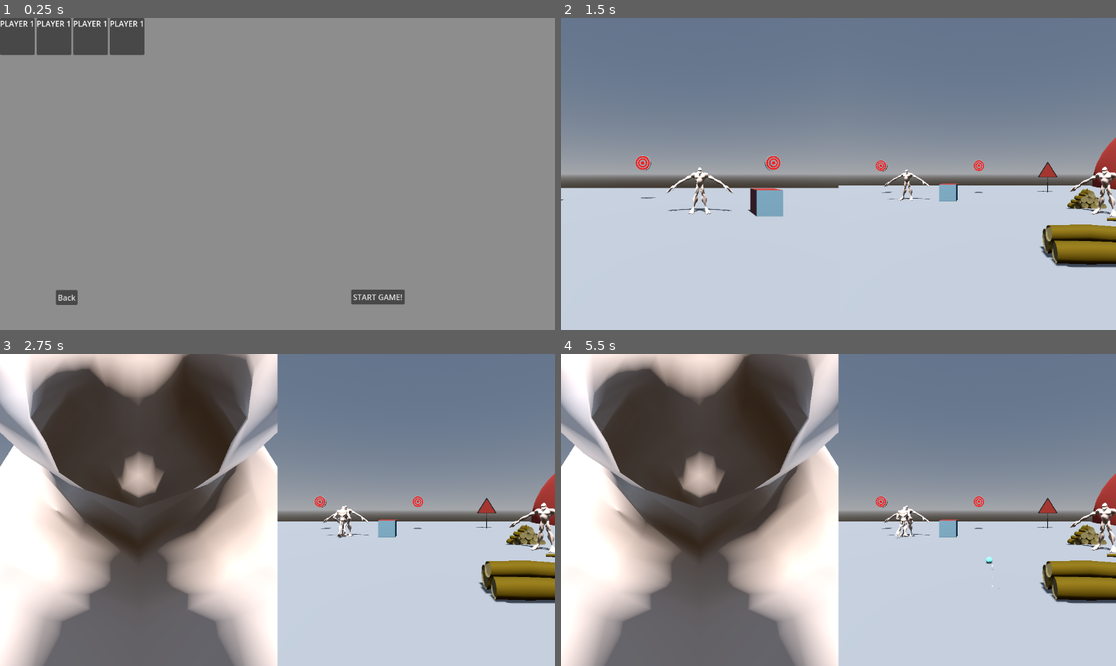
Above: before the commit, frames 1-4 (two rows, left to right).
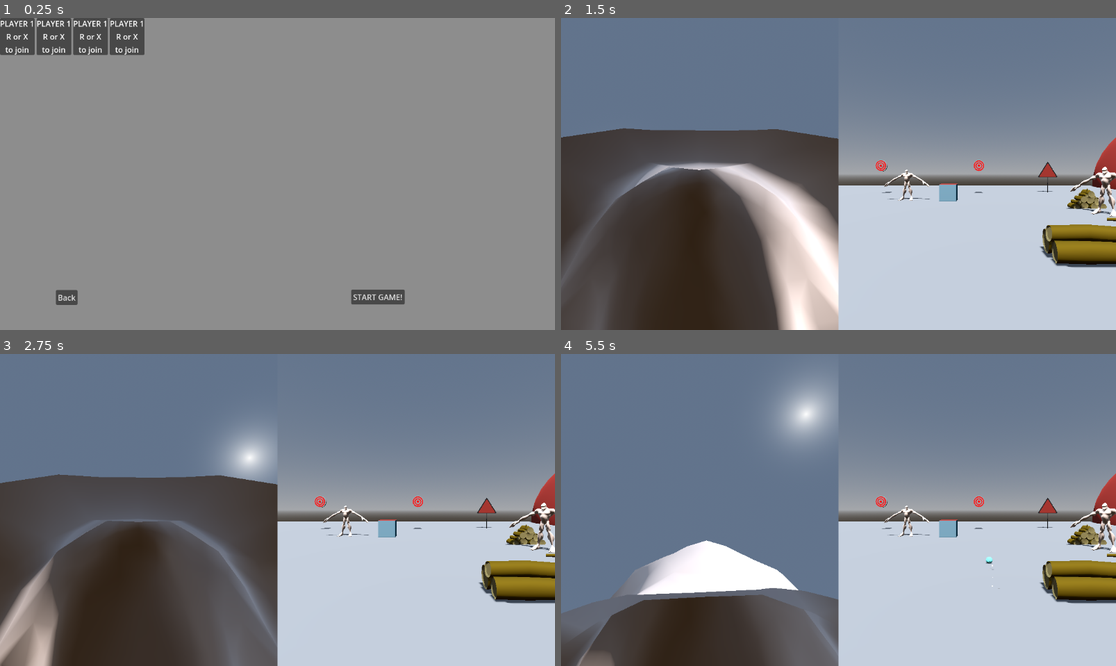
Above: after the commit, the same moments.

Repository: notme84/WildJam76
Game: Godot game, scene res://Scenes/UI/multiplayer_menu.tscn
The game is run twice, just before and just after one commit, with the same random seed, the same clock (stepped at 60 frames per second) and the same inputs. This scene is started directly instead of the project's main scene.
Inputs (mouse positions are in pixels of both pictures, inside the frame that each line leads up to):
- Up to frame 1 (0.25 s): no input
- Up to frame 2 (1.5 s): click "START GAME!" at 0.5 s; tap Enter at 1.25 s; move the mouse to (866, 174) at 1.27 s; hold W (move_up) from 1.28 s (still down); tap R (join) at 1.35 s
- Up to frame 3 (2.75 s): keep holding W (move_up); tap Space (jump) at 1.52, 2.27 s; move the mouse to (249, 510) at 2.02 s; tap C (camera_mode) at 2.1 s; tap R (join) at 2.3 s
- Up to frame 4 (5.5 s): keep holding W (move_up); move the mouse to (849, 503) at 2.77 s; tap R (join) at 2.85, 3.8, 4.55, 5.3 s; move the mouse to (832, 516) at 3.52 s; click (832, 516) at 3.6 s; tap Space (jump) at 3.77, 4.52, 5.27 s; move the mouse to (877, 513) at 4.27 s; tap E (melee) at 4.35 s; move the mouse to (794, 506) at 5.02 s; right-click (794, 506) at 5.1 s

The runs differ from the first frame. In frame 1, 0.3% of the frame differs, in the area x 1-25%, y 5-12%; in frame 2, 32%; in frame 3, 46%; in frame 4, 49%, in the area x 0-64%, y 0-100%.
Error in both runs: Assertion failed: Device 0 has no actions. Maybe the joypad is disconnected. (res://addons/multiplayer_input/multiplayer_input.gd:159)

Commit message:
well one bug solved
another appeared

Diff:
--- /dev/null
+++ b/MarkStuffTemp/mp_viewports_container.gd
@@ -0,0 +1,20 @@
+extends VBoxContainer
+
+var subviewports: Array[SubViewport] = []
+
+
+func _ready():
+	find_subviewports(self)
+
+
+func _input(event: InputEvent):
+	for sv in subviewports:
+		sv.push_input(event)
+
+
+func find_subviewports(parent):
+	for child in parent.get_children():
+		if child is SubViewport:
+			subviewports.append(child)
+		else:
+			find_subviewports(child)
--- a/MarkStuffTemp/multiplayer_test.tscn
+++ b/MarkStuffTemp/multiplayer_test.tscn
@@ -1,5 +1,6 @@
-[gd_scene load_steps=24 format=3 uid="uid://b8ng7ebvjequ4"]
-
+[gd_scene load_steps=25 format=3 uid="uid://b8ng7ebvjequ4"]
+
+[ext_resource type="Script" path="res://MarkStuffTemp/mp_viewports_container.gd" id="1_2a478"]
 [ext_resource type="PackedScene" uid="uid://bl64fol7gyyh2" path="res://MarkStuffTemp/yeti_player.tscn" id="1_4r5t1"]
 [ext_resource type="PackedScene" uid="uid://h8q0mnhmd27d" path="res://Scenes/practice_target.tscn" id="2_bubi2"]
 [ext_resource type="PackedScene" uid="uid://dues512tx2al3" path="res://Scenes/Props/hedge_lumpy.tscn" id="3_gpqt2"]
@@ -36,71 +37,71 @@
 
 [node name="MainGameMultiplayer" type="Node3D"]
 
-[node name="VBoxContainer" type="VBoxContainer" parent="."]
+[node name="MPViewportsContainer" type="VBoxContainer" parent="."]
 anchors_preset = 15
 anchor_right = 1.0
 anchor_bottom = 1.0
 grow_horizontal = 2
 grow_vertical = 2
-mouse_filter = 2
 theme_override_constants/separation = 0
-
-[node name="HBoxContainer" type="HBoxContainer" parent="VBoxContainer"]
+script = ExtResource("1_2a478")
+
+[node name="HBoxContainer" type="HBoxContainer" parent="MPViewportsContainer"]
 layout_mode = 2
 size_flags_vertical = 3
 mouse_filter = 2
 theme_override_constants/separation = 0
 
-[node name="SubViewportContainer1" type="SubViewportContainer" parent="VBoxContainer/HBoxContainer"]
-layout_mode = 2
-size_flags_horizontal = 3
-size_flags_vertical = 3
-mouse_filter = 2
-stretch = true
-
-[node name="SubViewport" type="SubViewport" parent="VBoxContainer/HBoxContainer/SubViewportContainer1"]
+[node name="SubViewportContainer1" type="SubViewportContainer" parent="MPViewportsContainer/HBoxContainer"]
+layout_mode = 2
+size_flags_horizontal = 3
+size_flags_vertical = 3
+mouse_filter = 2
+stretch = true
+
+[node name="SubViewport" type="SubViewport" parent="MPViewportsContainer/HBoxContainer/SubViewportContainer1"]
 handle_input_locally = false
 size = Vector2i(576, 648)
 render_target_update_mode = 4
 
-[node name="YetiPlayer" parent="VBoxContainer/HBoxContainer/SubViewportContainer1/SubViewport" instance=ExtResource("1_4r5t1")]
-
-[node name="SubViewportContainer2" type="SubViewportContainer" parent="VBoxContainer/HBoxContainer"]
-layout_mode = 2
-size_flags_horizontal = 3
-size_flags_vertical = 3
-mouse_filter = 2
-stretch = true
-
-[node name="SubViewport" type="SubViewport" parent="VBoxContainer/HBoxContainer/SubViewportContainer2"]
+[node name="YetiPlayer" parent="MPViewportsContainer/HBoxContainer/SubViewportContainer1/SubViewport" instance=ExtResource("1_4r5t1")]
+
+[node name="SubViewportContainer2" type="SubViewportContainer" parent="MPViewportsContainer/HBoxContainer"]
+layout_mode = 2
+size_flags_horizontal = 3
+size_flags_vertical = 3
+mouse_filter = 2
+stretch = true
+
+[node name="SubViewport" type="SubViewport" parent="MPViewportsContainer/HBoxContainer/SubViewportContainer2"]
 handle_input_locally = false
 size = Vector2i(576, 648)
 render_target_update_mode = 4
 
-[node name="YetiPlayer2" parent="VBoxContainer/HBoxContainer/SubViewportContainer2/SubViewport" instance=ExtResource("1_4r5t1")]
+[node name="YetiPlayer2" parent="MPViewportsContainer/HBoxContainer/SubViewportContainer2/SubViewport" instance=ExtResource("1_4r5t1")]
 transform = Transform3D(1, 0, 0, 0, 1, 0, 0, 0, 1, 4.40825, 0, 3.3962)
 device_index = 0
 
-[node name="HBoxContainer2" type="HBoxContainer" parent="VBoxContainer"]
+[node name="HBoxContainer2" type="HBoxContainer" parent="MPViewportsContainer"]
 visible = false
 layout_mode = 2
 size_flags_vertical = 3
 mouse_filter = 2
 theme_override_constants/separation = 0
 
-[node name="SubViewportContainer3" type="SubViewportContainer" parent="VBoxContainer/HBoxContainer2"]
-layout_mode = 2
-size_flags_horizontal = 3
-size_flags_vertical = 3
-mouse_filter = 2
-stretch = true
-
-[node name="SubViewport" type="SubViewport" parent="VBoxContainer/HBoxContainer2/SubViewportContainer3"]
+[node name="SubViewportContainer3" type="SubViewportContainer" parent="MPViewportsContainer/HBoxContainer2"]
+layout_mode = 2
+size_flags_horizontal = 3
+size_flags_vertical = 3
+mouse_filter = 2
+stretch = true
+
+[node name="SubViewport" type="SubViewport" parent="MPViewportsContainer/HBoxContainer2/SubViewportContainer3"]
 handle_input_locally = false
 size = Vector2i(2, 2)
 render_target_update_mode = 0
 
-[node name="SubViewportContainer4" type="SubViewportContainer" parent="VBoxContainer/HBoxContainer2"]
+[node name="SubViewportContainer4" type="SubViewportContainer" parent="MPViewportsContainer/HBoxContainer2"]
 visible = false
 layout_mode = 2
 size_flags_horizontal = 3
@@ -108,7 +109,7 @@
 mouse_filter = 2
 stretch = true
 
-[node name="SubViewport" type="SubViewport" parent="VBoxContainer/HBoxContainer2/SubViewportContainer4"]
+[node name="SubViewport" type="SubViewport" parent="MPViewportsContainer/HBoxContainer2/SubViewportContainer4"]
 handle_input_locally = false
 size = Vector2i(2, 2)
 render_target_update_mode = 0
@@ -191,3 +192,18 @@
 
 [node name="YetiEnemy2" parent="Enemies" instance=ExtResource("18_woljo")]
 transform = Transform3D(0.634663, 0, -0.772789, 0, 1, 0, 0.772789, 0, 0.634663, 9.59675, 0, -5.19754)
+
+[node name="SubViewportContainer" type="SubViewportContainer" parent="."]
+anchors_preset = 15
+anchor_right = 1.0
+anchor_bottom = 1.0
+grow_horizontal = 2
+grow_vertical = 2
+stretch = true
+
+[node name="SubViewport" type="SubViewport" parent="SubViewportContainer"]
+disable_3d = true
+transparent_bg = true
+size = Vector2i(1152, 648)
+
+[node name="Camera3D" type="Camera3D" parent="SubViewportContainer/SubViewport"]
--- a/MarkStuffTemp/player_control.gd
+++ b/MarkStuffTemp/player_control.gd
@@ -52,6 +52,7 @@
 			#Input.set_mouse_mode(Input.MOUSE_MODE_CAPTURED)
 
 	if event is InputEventMouseMotion && device_index < 0:
+		print("ATTEMPTING TO GET MOUSE MOVE INPUT")
 		if Input.get_mouse_mode() == Input.MOUSE_MODE_CAPTURED:
 			camrot_h -= event.relative.x * Settings.mouse_sensitivity_x
 			if Settings.invert_y_look:
--- a/Scenes/UI/player_panel.gd
+++ b/Scenes/UI/player_panel.gd
@@ -7,5 +7,5 @@
 
 
 func player_leave():
-	%JoinedLabel.text = ""
-	%DeviceIndexLabel.text = ""
+	%JoinedLabel.text = "R or X"
+	%DeviceIndexLabel.text = "to join"
--- a/Scenes/UI/player_panel.tscn
+++ b/Scenes/UI/player_panel.tscn
@@ -15,7 +15,11 @@
 [node name="JoinedLabel" type="Label" parent="VBoxContainer"]
 unique_name_in_owner = true
 layout_mode = 2
+text = "R or X"
+horizontal_alignment = 1
 
 [node name="DeviceIndexLabel" type="Label" parent="VBoxContainer"]
 unique_name_in_owner = true
 layout_mode = 2
+text = "to join"
+horizontal_alignment = 1
